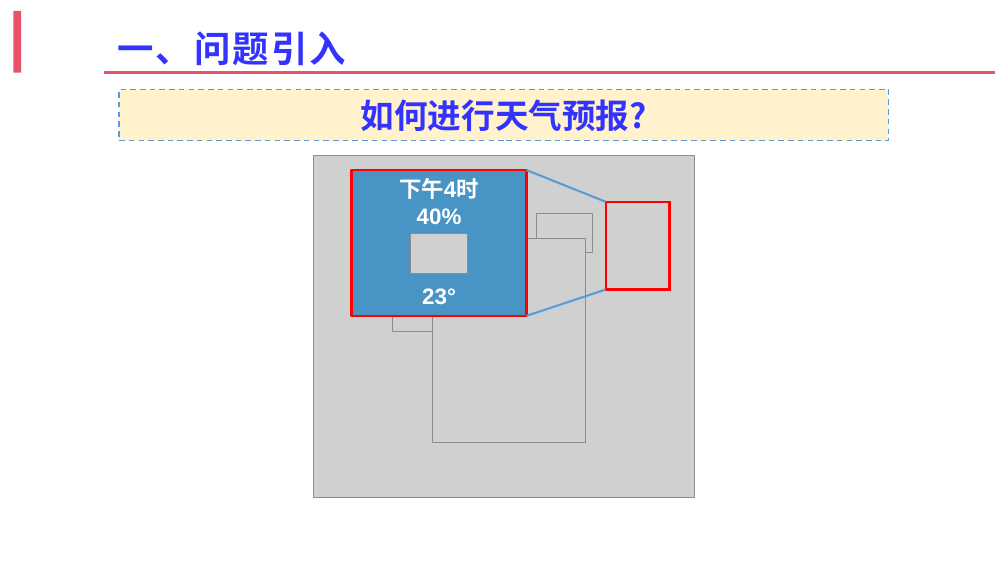
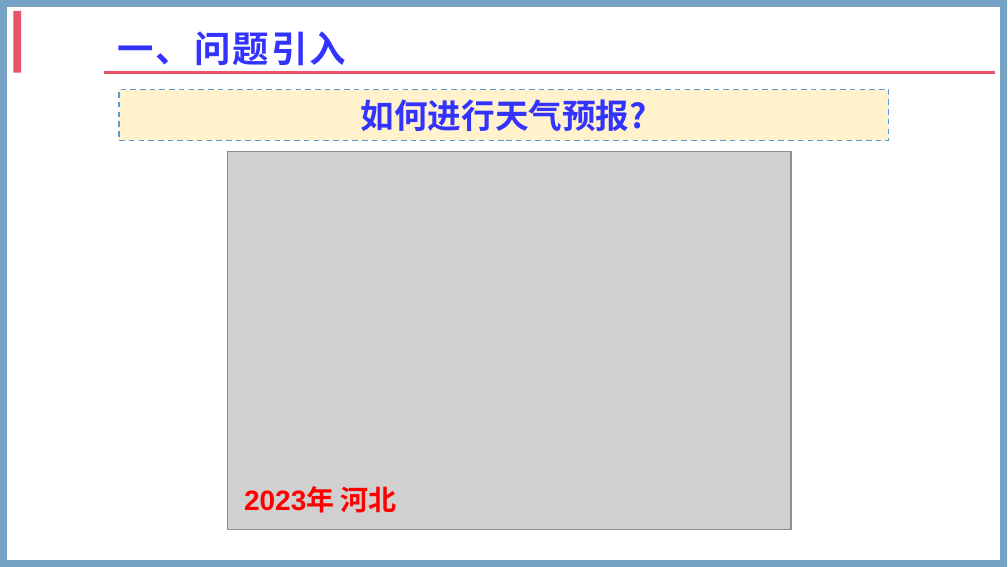
Before and after one commit to zhangshenxing/zhangshenxing.github.io, a slide deck: slide 2 of zsx.pptx. Drawn at 1008x567 pixels with LibreOffice and Linux fonts; fonts in the diff are those of the drawing; grey boxes stand for pictures; background and template pictures are left out. Boxes give left, top, right and bottom in pixels: in the first picture for what was removed or moved away, otherwise in the second. Text is boxed around its words. In the diff, an @@ line names an element or a change of style, - is before the commit and + after.

```diff
--- a/zsx.pptx
+++ b/zsx.pptx
@@ rectangle added at [4, 4, 1004, 563], outline #75A2C3 5 pt @@
@@ picture: place and size @@
-picture at [313, 156, 695, 498]
+picture at [228, 151, 791, 530]
@@ picture removed at [432, 239, 586, 444] @@
@@ picture removed at [536, 214, 593, 253] @@
@@ picture removed at [393, 292, 449, 332] @@
@@ group removed at [352, 170, 669, 317]: 2 rectangles, 2 lines, 1 picture @@
-下午4时
-40%
-23°
@@ text added at [244, 486, 397, 513], 20 pt, text #FF0000, bold @@
+2023年 河北
```
Also in this commit, not shown: 10 other slides changed, 3 slides added, 4 slides removed.
